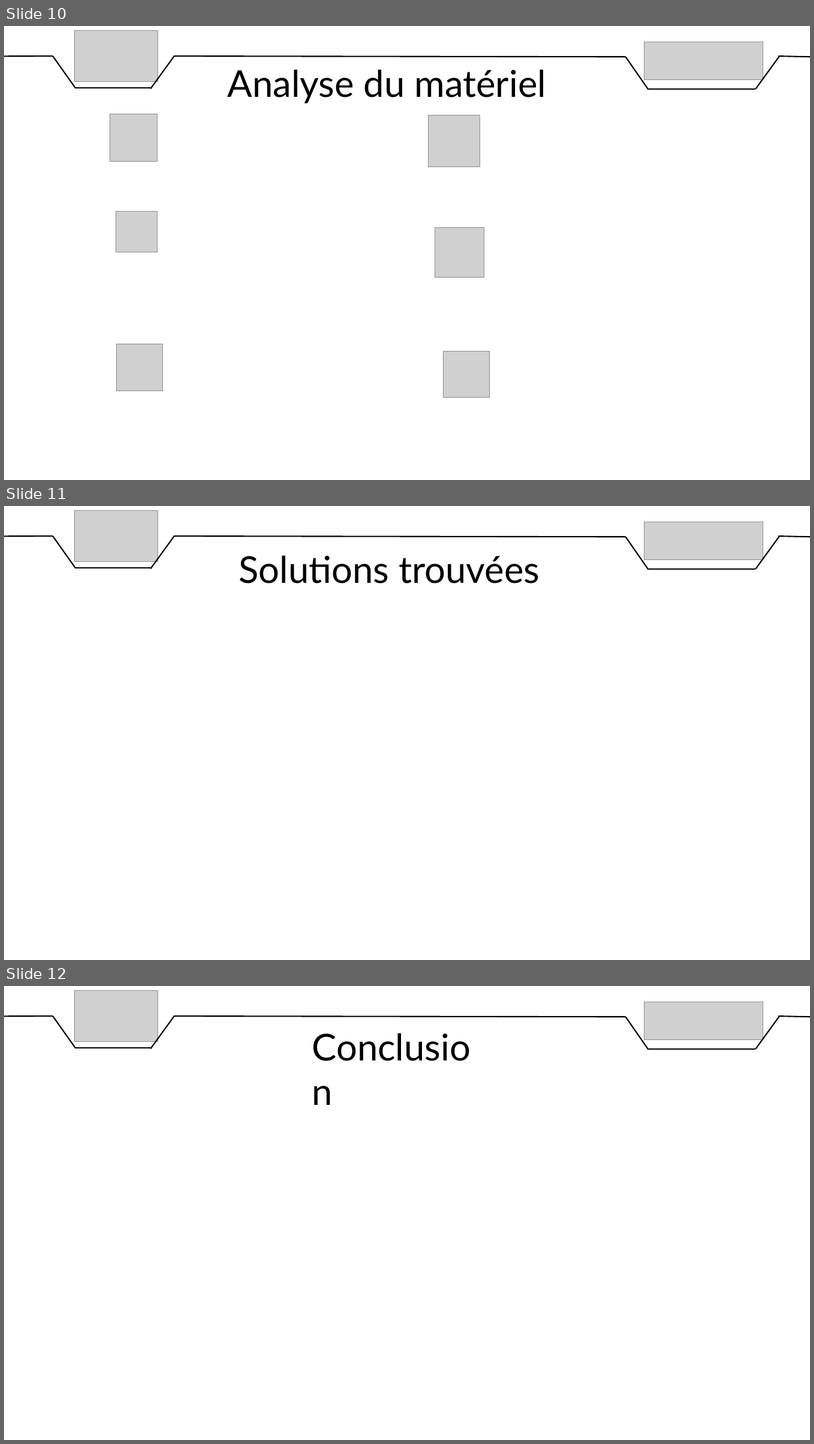
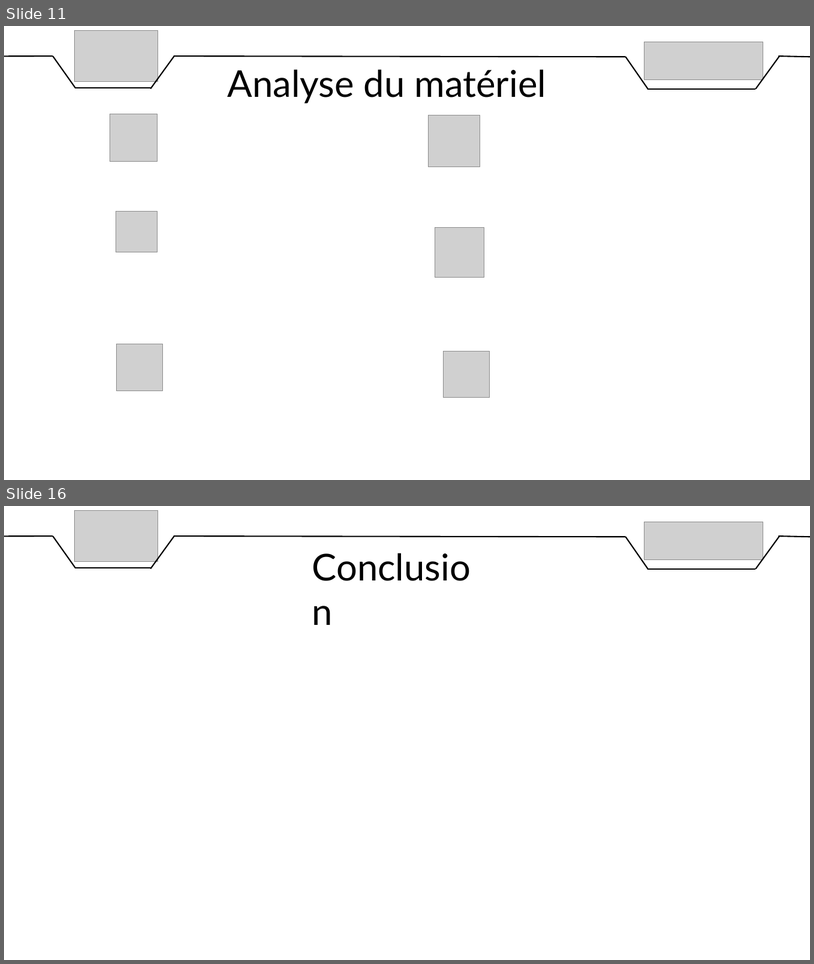
Before and after one commit to DylanChe/SupervisionSerre, a slide deck: oral_projet/revue_2/diaporama_revue_2_steven.pptx. Shown one above the other, each under a label of ours: slides 10, 11 and 12 before the commit, slides 11 and 16 after it; the slides between them are not shown. The pictures are 814x1444 and 814x964 pixels, drawn with LibreOffice and Linux fonts; fonts in the diff are those of the drawing; grey boxes stand for pictures. Boxes give left, top, right and bottom in pixels: in the first picture for what was removed or moved away, otherwise in the second. Text is boxed around its words. In the diff, an @@ line names an element or a change of style, - is before the commit and + after.

```diff
--- a/oral_projet/revue_2/diaporama_revue_2_steven.pptx
+++ b/oral_projet/revue_2/diaporama_revue_2_steven.pptx
@@ slide 11 removed at bbox=[4, 506, 810, 960], background #FFFFFF @@
@@ picture removed at bbox=[75, 510, 158, 562] @@
@@ picture removed at bbox=[645, 522, 764, 559] @@
@@ line removed from (4, 536) to (53, 536) @@
@@ line removed from (53, 536) to (75, 568) @@
@@ line removed from (174, 535) to (150, 569) @@
@@ line removed from (174, 536) to (626, 537) @@
@@ line removed from (626, 537) to (649, 570) @@
@@ line removed from (780, 535) to (756, 569) @@
@@ line removed from (779, 536) to (810, 537) @@
@@ text removed at bbox=[239, 555, 540, 583] @@
-Solutions trouvées
@@ line removed from (75, 568) to (152, 568) @@
@@ line removed from (649, 569) to (756, 569) @@
@@ what was slide 10 is now slide 11 @@
@@ what was slide 12 is now slide 16 @@
```
Also in this commit, not shown: 5 slides added, 1 other file.
